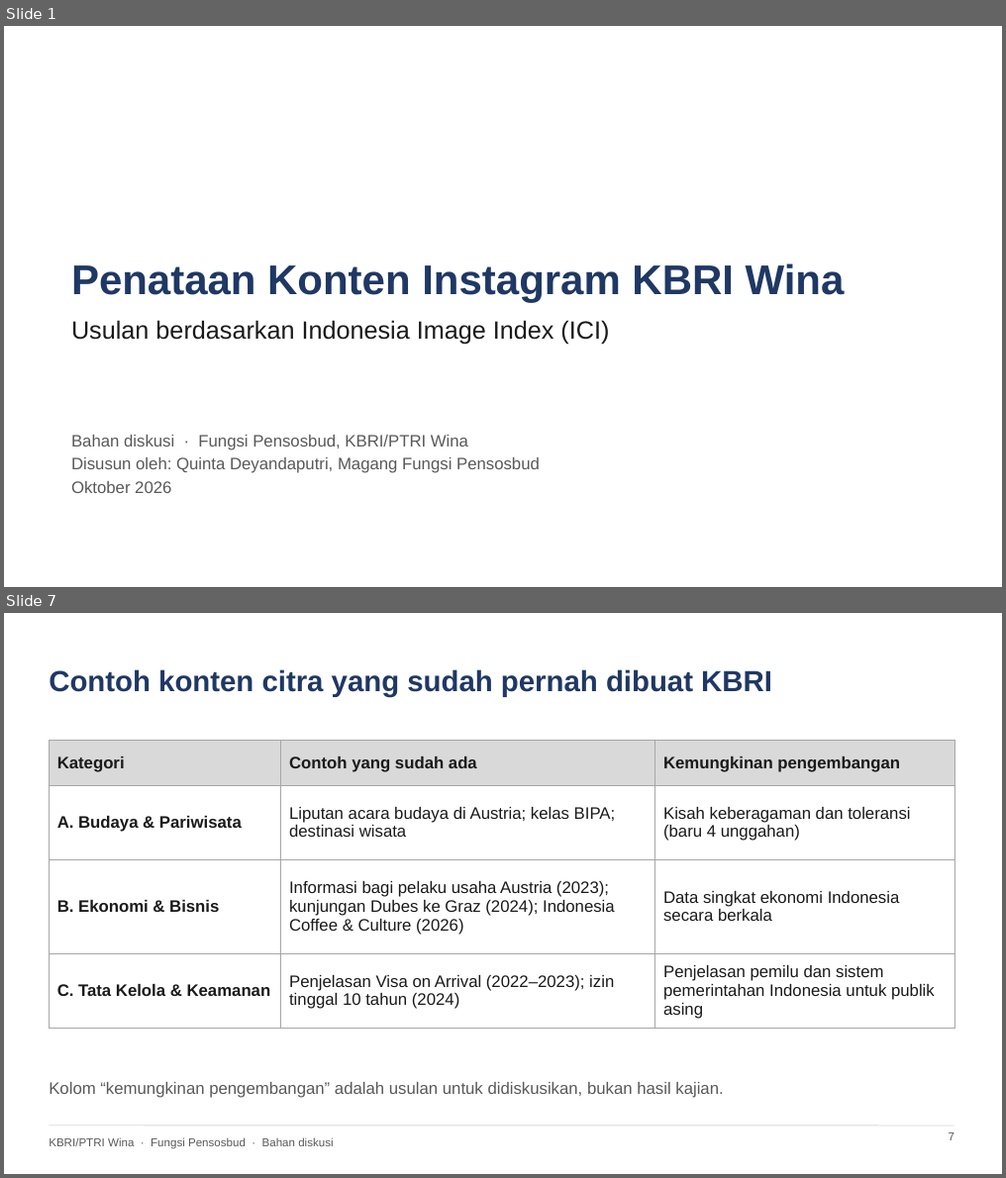
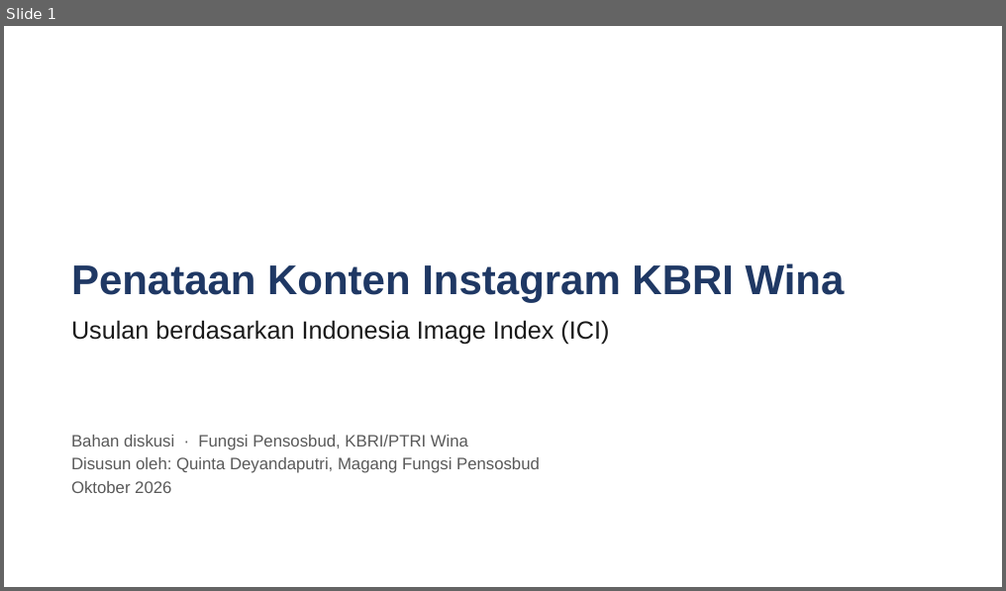
Before and after one commit to quintareva09/quintadeyandaputri, a slide deck: ici_analysis/KBRI_Wina_Penataan_Konten_Instagram.pptx. Shown one above the other, each under a label of ours: slides 1 and 7 before the commit, slide 1 after it; the slides between them are not shown. The pictures are 1006x1178 and 1006x591 pixels, drawn with LibreOffice and Linux fonts; fonts in the diff are those of the drawing. Boxes give left, top, right and bottom in pixels: in the first picture for what was removed or moved away, otherwise in the second. Text is boxed around its words. In the diff, an @@ line names an element or a change of style, - is before the commit and + after.

```diff
--- a/ici_analysis/KBRI_Wina_Penataan_Konten_Instagram.pptx
+++ b/ici_analysis/KBRI_Wina_Penataan_Konten_Instagram.pptx
@@ slide 7 removed at [4, 613, 1002, 1174], background #FFFFFF @@
@@ title removed at [49, 669, 772, 697] @@
-Contoh konten citra yang sudah pernah dibuat KBRI
@@ table removed at [49, 741, 954, 1023], 4 rows, 3 columns @@
-Kategori | Contoh yang sudah ada | Kemungkinan pengembangan
-A. Budaya & Pariwisata | Liputan acara budaya di Austria; kelas BIPA; destinasi wisata | Kisah keberagaman dan toleransi (baru 4 unggahan)
-B. Ekonomi & Bisnis | Informasi bagi pelaku usaha Austria (2023); kunjungan Dubes ke Graz (2024); Indonesia Coffee & Culture (2026) | Data singkat ekonomi Indonesia secara berkala
-C. Tata Kelola & Keamanan | Penjelasan Visa on Arrival (2022–2023); izin tinggal 10 tahun (2024) | Penjelasan pemilu dan sistem pemerintahan Indonesia untuk publik asing
@@ text removed at [49, 1082, 723, 1098] @@
-Kolom “kemungkinan pengembangan” adalah usulan untuk didiskusikan, bukan hasil kajian.
@@ line removed from (49, 1126) to (954, 1126) @@
@@ text removed at [49, 1138, 333, 1150] @@
-KBRI/PTRI Wina · Fungsi Pensosbud · Bahan diskusi
@@ page number removed at [948, 1133, 954, 1141] @@
-7
```
Also in this commit, not shown: 10 slides changed, 2 other files.
